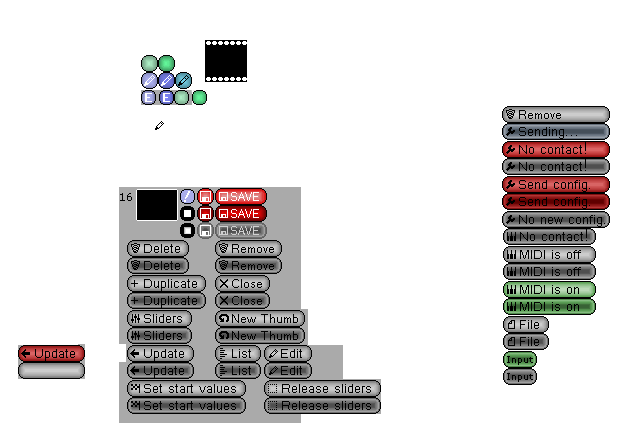
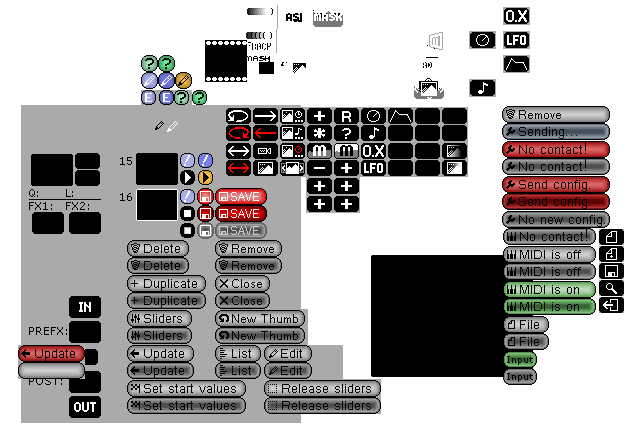
Before/after of a 626 × 444 layered artwork. What changed in the layer stack:
painted on "ButtonsTextEtc" over [180, 76, 618, 311]
showed "New Layer#4" over [21, 5, 624, 423]
painted on "RoundButtons" over [176, 73, 191, 88]
